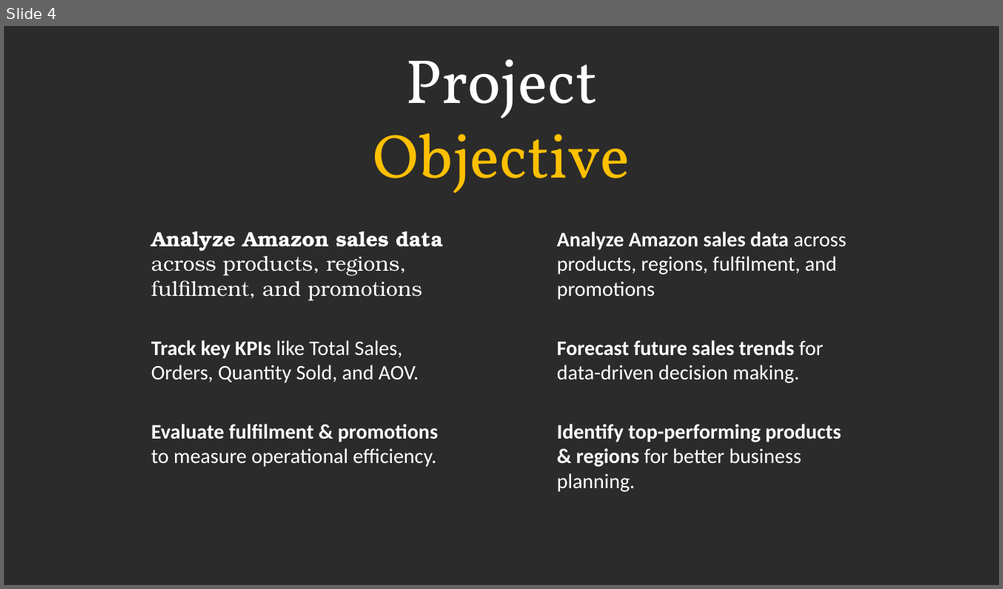
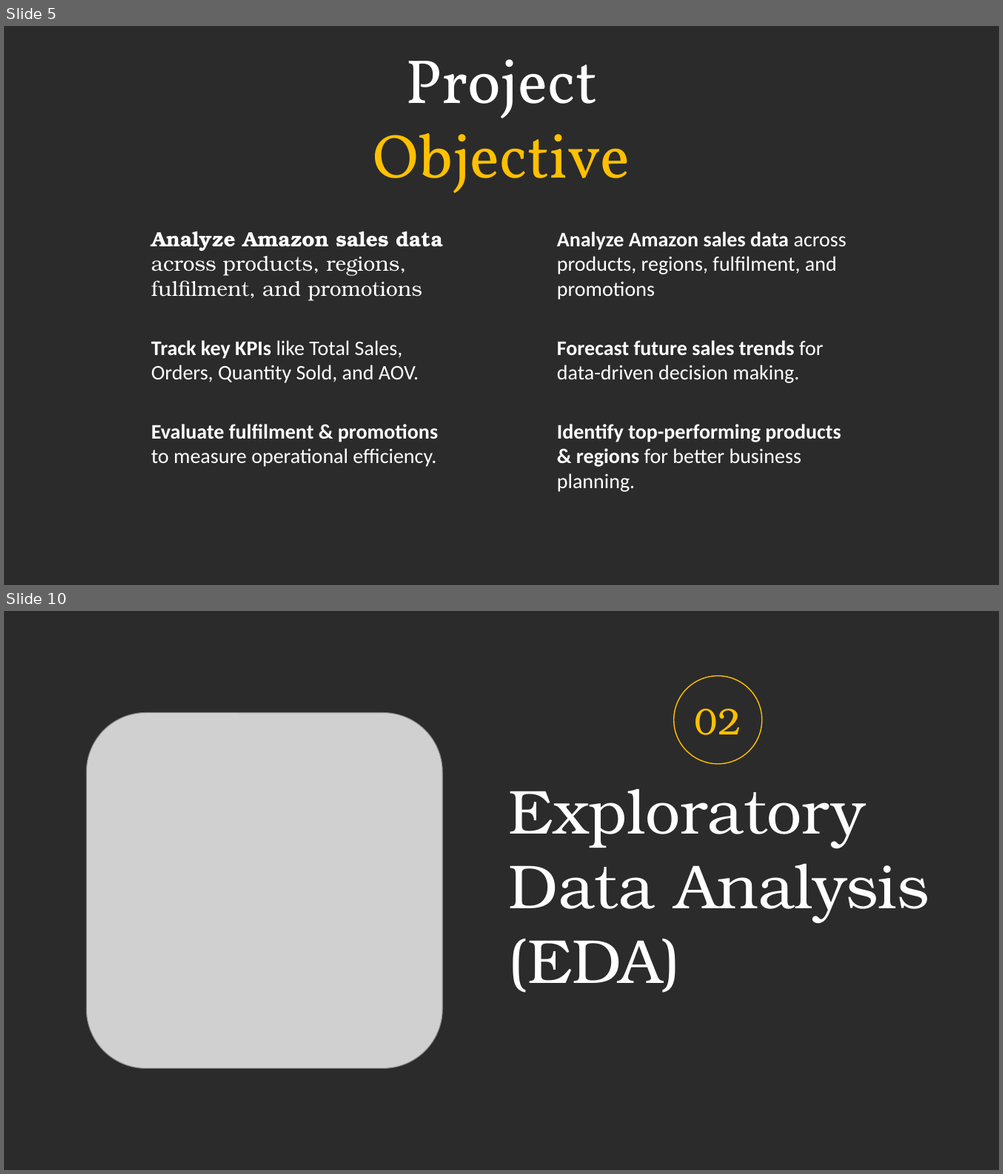
Before and after one commit to prafullwahatule/BI-Amazon-Sale-Report, a slide deck: Report/Amazon Sales Report.pptx. Shown one above the other, each under a label of ours: slide 4 before the commit, slides 5 and 10 after it; the slides between them are not shown. The pictures are 1003x589 and 1003x1174 pixels, drawn with LibreOffice and Linux fonts; fonts in the diff are those of the drawing; grey boxes stand for pictures; background and template pictures are left out; a plain dark background stands for a picture behind light text. Boxes give left, top, right and bottom in pixels: in the first picture for what was removed or moved away, otherwise in the second. Text is boxed around its words. In the diff, an @@ line names an element or a change of style, - is before the commit and + after.

```diff
--- a/Report/Amazon Sales Report.pptx
+++ b/Report/Amazon Sales Report.pptx
@@ slide 10 added at box(4, 611, 999, 1170), background picture (left out) @@
@@ ellipse added at box(674, 676, 762, 764), outline #FFC000 1 pt, 36 pt, text #FFC000 @@
+02
@@ picture added at box(87, 712, 443, 1068) @@
@@ text added at box(509, 789, 929, 993), 60 pt, text #FFFFFF @@
+Exploratory Data Analysis (EDA)
@@ what was slide 4 is now slide 5 @@
```
Also in this commit, not shown: 2 slides changed, 6 other slides added, 1 other file.
